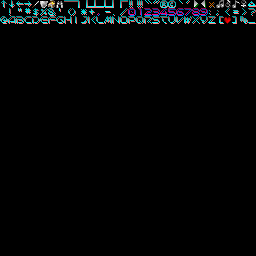
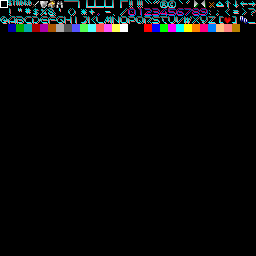
Layers edited between the first and the second (256, 256) image:
added layer "Pasted Layer" above "font_si.bmp" over <box>144,24,240,32</box>
painted on "font_si.bmp" over <box>0,0,256,32</box>
